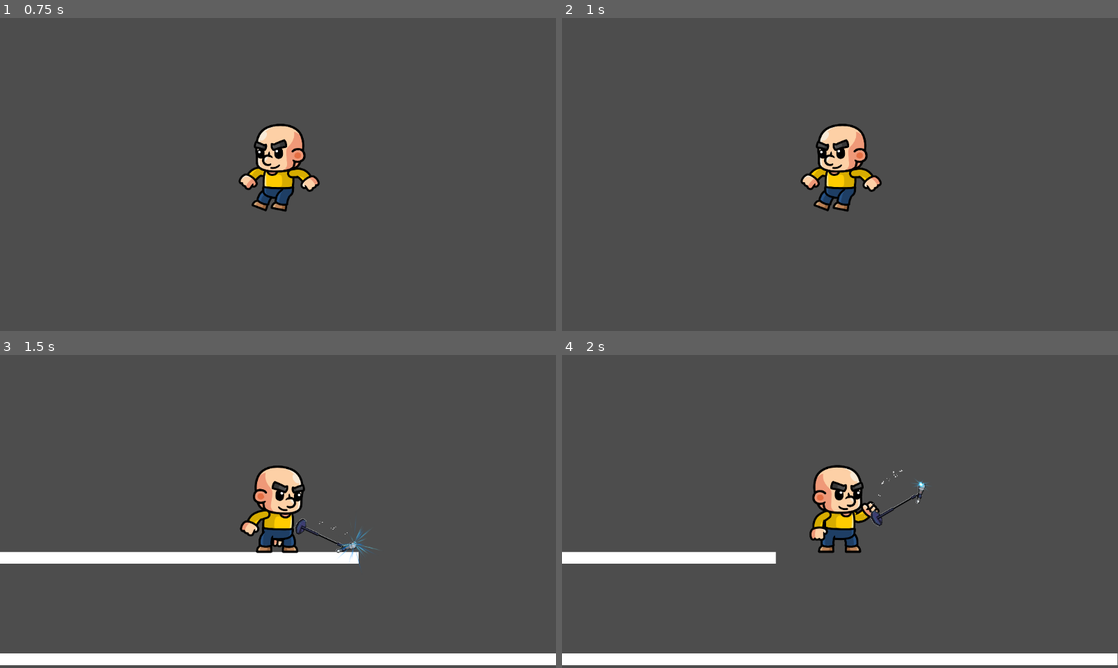
Above: before the commit, frames 1-4 (two rows, left to right).
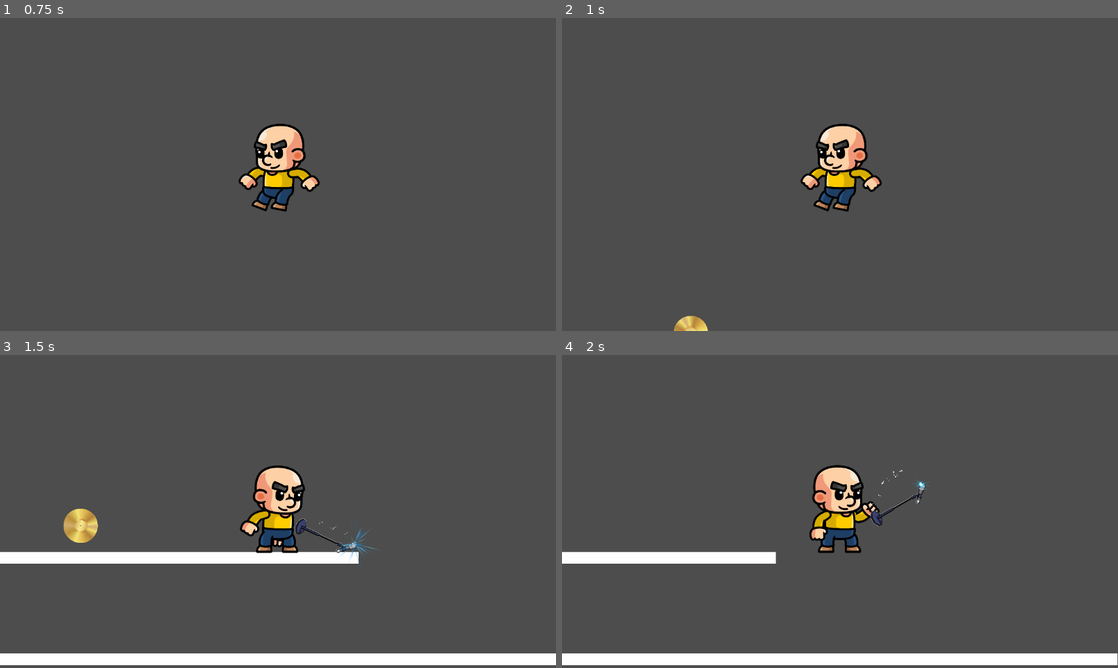
Above: after the commit, the same moments.

Repository: diegoxgarcia/SuperBaldManPlatform
Game: Godot game, scene res://Scenes/Menu/main_menu.tscn
Same seed, same stepped clock (60 frames per second), same inputs: the game is played once before the commit and once after it.
Inputs:
- Up to frame 1 (0.75 s): click "TEST CHARACTERS" at 0.5 s
- Up to frame 2 (1 s): no input
- Up to frame 3 (1.5 s): hold D (move_right) from 1.28 s (still down); tap Ctrl (attack) at 1.35 s
- Up to frame 4 (2 s): keep holding D (move_right); tap Space (jump) at 1.52 s

Frame 1 is identical in both runs. In frame 2, 0.2% of the frame differs, in the area x 20-27%, y 95-100%; in frame 3, 0.5%, in the area x 11-18%, y 49-60%; in frame 4, nothing differs.

Commit message:
WIP
Add power attack to enemies
Add vinyl collectable
Add score for player

Diff:
--- a/Scenes/Characters/StateMachine/dead.gd
+++ b/Scenes/Characters/StateMachine/dead.gd
@@ -12,10 +12,9 @@
 
 func enter():
 	player.animation_player.play("dead")
-
+	player.set_physics_process(false)
 	pass
 
 func exit():
-
 	player.animation_player.stop()
 	pass
--- a/Scenes/Characters/monster_enemy.tscn
+++ b/Scenes/Characters/monster_enemy.tscn
@@ -16,6 +16,7 @@
 health = 100
 target_position = 1200.0
 damage_multiplier = 2
+power_attack = 10
 
 [sub_resource type="SpriteFrames" id="SpriteFrames_g77xn"]
 animations = [{
--- a/Scenes/Characters/pea_monster_enemy.tscn
+++ b/Scenes/Characters/pea_monster_enemy.tscn
@@ -28,6 +28,7 @@
 health = 100
 target_position = 1000.0
 damage_multiplier = 5
+power_attack = 5
 
 [sub_resource type="SpriteFrames" id="SpriteFrames_eofpw"]
 animations = [{
--- a/Scenes/Characters/player.gd
+++ b/Scenes/Characters/player.gd
@@ -19,6 +19,8 @@
 
 
 func _on_damager_player_damaged(body):
+	player_data.health = player_data.health - body.enemy_data.power_attack
+	print_debug(str(player_data.health))
 	state_machine.current_state.transitioned.emit(state_machine.current_state, "hurt")
 	pass
 
@@ -32,5 +34,4 @@
 				state_machine.current_state.transitioned.emit(state_machine.current_state, "dead")
 		"attack":
 			state_machine.current_state.transitioned.emit(state_machine.current_state, "idle")
-		#set_physics_process(false)
 	pass
--- a/Scenes/Characters/player.tscn
+++ b/Scenes/Characters/player.tscn
@@ -65,6 +65,7 @@
 speed = 24000.0
 jump_velocity = -520.0
 health = 100
+score = 0
 
 [sub_resource type="CapsuleShape2D" id="CapsuleShape2D_qkw2u"]
 radius = 124.0
--- /dev/null
+++ b/Scenes/Collectables/vinyl.gd
@@ -0,0 +1,7 @@
+extends Area2D
+
+@onready var animation_player = $AnimationPlayer
+
+func _ready():
+	animation_player.play("spin")
+	pass
--- /dev/null
+++ b/Scenes/Collectables/vinyl.tscn
@@ -0,0 +1,61 @@
+[gd_scene load_steps=7 format=3 uid="uid://dnud618xbw41l"]
+
+[ext_resource type="Texture2D" uid="uid://ckpc4eaewi1y1" path="res://Assets/Collectables/vinyl.png" id="1_ct7f0"]
+[ext_resource type="Script" path="res://Scenes/Collectables/vinyl.gd" id="1_d6c8t"]
+
+[sub_resource type="CircleShape2D" id="CircleShape2D_gklgo"]
+radius = 24.0
+
+[sub_resource type="Animation" id="Animation_o1jwq"]
+resource_name = "spin"
+length = 3.0
+loop_mode = 1
+tracks/0/type = "value"
+tracks/0/imported = false
+tracks/0/enabled = true
+tracks/0/path = NodePath("Sprite2D:rotation")
+tracks/0/interp = 1
+tracks/0/loop_wrap = true
+tracks/0/keys = {
+"times": PackedFloat32Array(0, 3),
+"transitions": PackedFloat32Array(1, 1),
+"update": 0,
+"values": [-6.28319, 6.28319]
+}
+
+[sub_resource type="Animation" id="Animation_xuw5y"]
+length = 0.001
+tracks/0/type = "value"
+tracks/0/imported = false
+tracks/0/enabled = true
+tracks/0/path = NodePath("Sprite2D:rotation")
+tracks/0/interp = 1
+tracks/0/loop_wrap = true
+tracks/0/keys = {
+"times": PackedFloat32Array(0),
+"transitions": PackedFloat32Array(1),
+"update": 0,
+"values": [-6.28319]
+}
+
+[sub_resource type="AnimationLibrary" id="AnimationLibrary_0emxn"]
+_data = {
+"RESET": SubResource("Animation_xuw5y"),
+"spin": SubResource("Animation_o1jwq")
+}
+
+[node name="Vinyl" type="Area2D"]
+script = ExtResource("1_d6c8t")
+
+[node name="Sprite2D" type="Sprite2D" parent="."]
+rotation = -6.28319
+scale = Vector2(0.0800668, 0.08)
+texture = ExtResource("1_ct7f0")
+
+[node name="CollisionShape2D" type="CollisionShape2D" parent="."]
+shape = SubResource("CircleShape2D_gklgo")
+
+[node name="AnimationPlayer" type="AnimationPlayer" parent="."]
+libraries = {
+"": SubResource("AnimationLibrary_0emxn")
+}
--- a/Scenes/Resources/enemy_data.gd
+++ b/Scenes/Resources/enemy_data.gd
@@ -6,3 +6,4 @@
 @export var health : int
 @export var target_position : float
 @export var damage_multiplier : int
+@export var power_attack : int
--- a/Scenes/Resources/player_data.gd
+++ b/Scenes/Resources/player_data.gd
@@ -4,3 +4,4 @@
 @export var speed : float
 @export var jump_velocity : float
 @export var health : int
+@export var score : int
--- a/Test/characters_test.tscn
+++ b/Test/characters_test.tscn
@@ -1,8 +1,9 @@
-[gd_scene load_steps=6 format=3 uid="uid://bov5uealh6dy4"]
+[gd_scene load_steps=7 format=3 uid="uid://bov5uealh6dy4"]
 
 [ext_resource type="PackedScene" uid="uid://cxhdamhyb8gxs" path="res://Scenes/Characters/player.tscn" id="1_1nqa8"]
 [ext_resource type="PackedScene" uid="uid://wvuen8h80w5a" path="res://Scenes/Characters/monster_enemy.tscn" id="2_swwnw"]
 [ext_resource type="PackedScene" uid="uid://cajv8vgfny11m" path="res://Scenes/Characters/pea_monster_enemy.tscn" id="3_agtcb"]
+[ext_resource type="PackedScene" uid="uid://dnud618xbw41l" path="res://Scenes/Collectables/vinyl.tscn" id="4_t1rc0"]
 
 [sub_resource type="QuadMesh" id="QuadMesh_cm2o7"]
 size = Vector2(1000, 15)
@@ -48,3 +49,6 @@
 
 [node name="PeaMonsterEnemy" parent="." instance=ExtResource("3_agtcb")]
 position = Vector2(-22, 398)
+
+[node name="Vinyl" parent="." instance=ExtResource("4_t1rc0")]
+position = Vector2(528, 472)
Binary file added: Assets/Collectables/vinyl.png
Not shown, added: Assets/Collectables/vinyl.png.import
